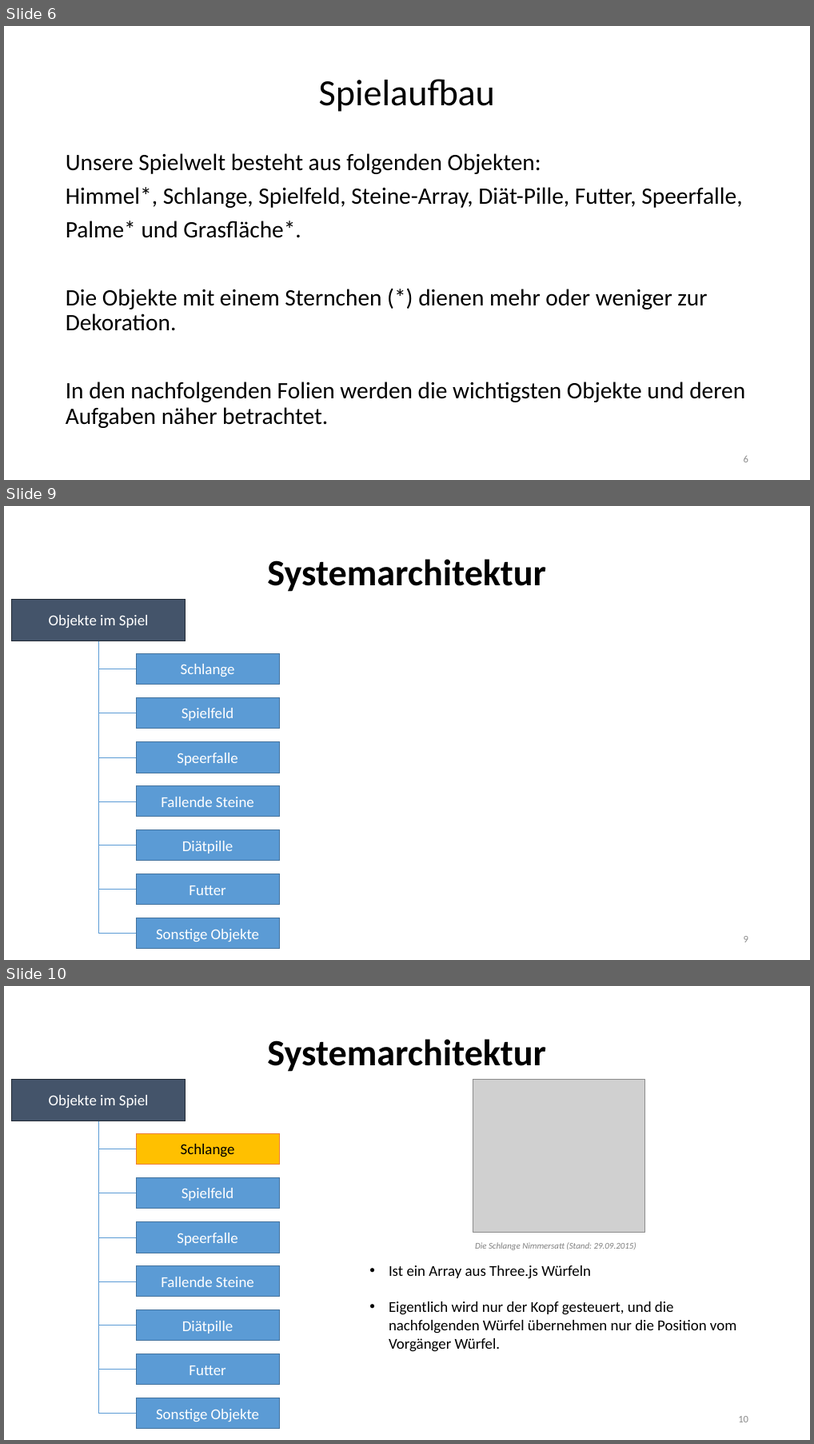
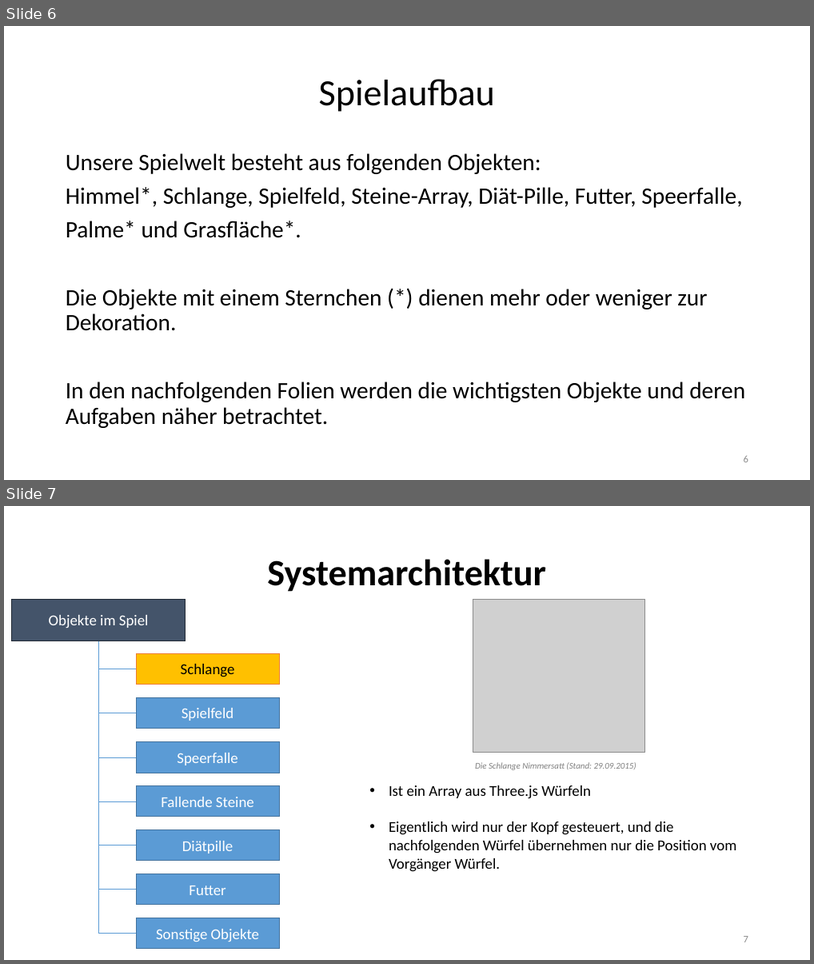
Before and after one commit to RamoramaInteractive/GDV-Projekt, a slide deck: FinalePräsentation.pptx. Shown one above the other, each under a label of ours: slides 6, 9 and 10 before the commit, slides 6 and 7 after it; the slides between them are not shown. The pictures are 814x1444 and 814x964 pixels, drawn with LibreOffice and Linux fonts; fonts in the diff are those of the drawing; grey boxes stand for pictures. Boxes give left, top, right and bottom in pixels: in the first picture for what was removed or moved away, otherwise in the second. Text is boxed around its words. In the diff, an @@ line names an element or a change of style, - is before the commit and + after.

```diff
--- a/FinalePräsentation.pptx
+++ b/FinalePräsentation.pptx
@@ slide 9 removed at [4, 506, 810, 960], background #FFFFFF @@
@@ title removed at [267, 559, 546, 592] @@
-Systemarchitektur
@@ rectangle removed at [12, 599, 186, 641] @@
-Objekte im Spiel
@@ line removed from (98, 641) to (98, 933) @@
@@ line removed from (137, 668) to (98, 668) @@
@@ rectangle removed at [137, 654, 280, 684] @@
-Schlange
@@ rectangle removed at [137, 697, 280, 728] @@
-Spielfeld
@@ line removed from (137, 713) to (98, 713) @@
@@ rectangle removed at [137, 742, 280, 772] @@
-Speerfalle
@@ line removed from (137, 757) to (98, 757) @@
@@ rectangle removed at [137, 785, 280, 816] @@
-Fallende Steine
@@ line removed from (137, 801) to (98, 801) @@
@@ rectangle removed at [137, 830, 280, 860] @@
-Diätpille
@@ line removed from (137, 844) to (98, 844) @@
@@ line removed from (137, 889) to (98, 889) @@
@@ rectangle removed at [137, 874, 280, 904] @@
-Futter
@@ line removed from (137, 933) to (98, 933) @@
@@ rectangle removed at [137, 917, 280, 948] @@
-Sonstige Objekte
@@ page number removed at [744, 936, 749, 942] @@
-9
@@ what was slide 10 is now slide 7 @@
@@ page number at [744, 936, 749, 942]: text changed @@
-10
+7
```
Also in this commit, not shown: 3 slides changed, 2 other slides removed, 1 other file.
